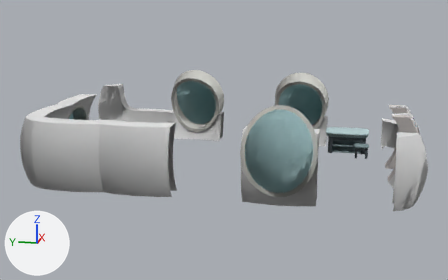
One commit to the glTF model www/models/lba2/iso_scenes/119.glb: the scene before it, then after it.
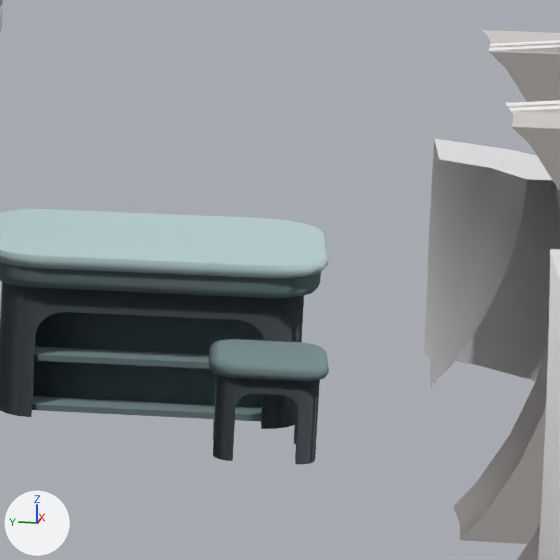
Old and new are each drawn whole from a 50 mm lens placed at (-27.98, -21.35, 11.87), pointed at (10.71, -13.62, 2.2) and again close up on the part from 73% to 89% of the width and 36% to 61% of the height. Every picture has the same lights, and +X, +Y and +Z are marked at lower left. Where no turn or scale is listed for an object, it has been applied to the vertices. Vertices at the same position are counted once.

The first close-up shows 'colored', 'textured_51c720184e9b89eb', 'textured_e409904b42712040'.
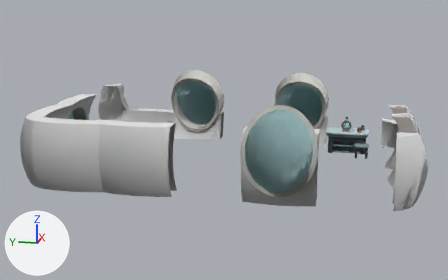
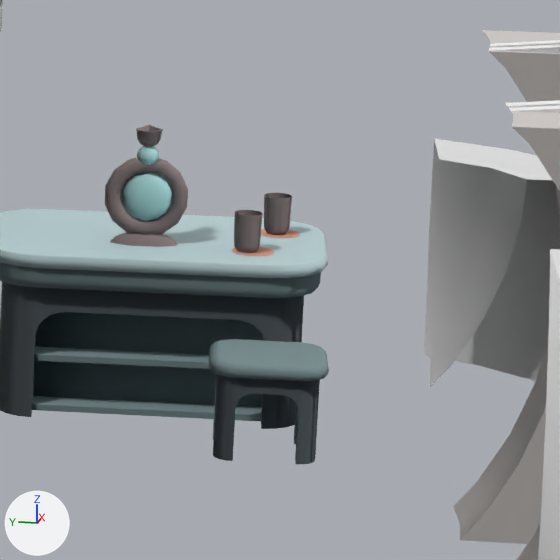
Changed parts and their boxes (x1, y1, x2, y2) in the close-ups (560 x 560 px):
```json
{"part": 1, "of": "me_mesh_0", "change": "added", "after": [105, 158, 188, 235]}
{"part": 2, "of": "me_mesh_0", "change": "added", "after": [121, 172, 172, 221], "on screen": "cyan"}
{"part": 3, "of": "me_mesh_0", "change": "added", "after": [136, 124, 163, 165]}
{"part": 4, "of": "me_mesh_0", "change": "added", "after": [234, 210, 263, 253]}
{"part": 5, "of": "me_mesh_0", "change": "added", "after": [264, 193, 292, 235]}
{"part": 6, "of": "me_mesh_0", "change": "added", "after": [110, 233, 178, 247]}
{"part": 7, "of": "me_mesh_0", "change": "added", "after": [232, 247, 274, 256]}
{"part": 8, "of": "me_mesh_0", "change": "added", "after": [261, 229, 300, 238]}
```

Edits to the scene script, one JSON object a line:
```json
{"block": "me_mesh_0", "where": "# used by ob_colored; location = (0.0, 0.0, 0.0)"}
{"op": "remove", "block": "me_mesh_0", "code": "me_mesh_0.from_pydata(...)  # 5041 vertices, 9545 faces; spans x 3.1..18.9, y -25.9..-2.2, z 0.5..5.8"}
{"op": "add", "block": "me_mesh_0", "code": "me_mesh_0.from_pydata(...)  # 5950 vertices, 11271 faces; spans x 3.1..18.9, y -25.9..-2.2, z 0.5..5.8"}
{"block": "me_mesh_0", "change": "me_mesh_0 part 1: a new loose piece, a torus around x (ring radius 0.29, tube radius 0.07) spanning x 15.66..15.8, y -21.77..-21.05, z 2.05..2.78, in mat_material_0"}
{"block": "me_mesh_0", "change": "me_mesh_0 part 2: a new loose piece, a UV sphere (14 segments, 8 rings, poles along x) spanning x 15.63..15.83, y -21.63..-21.19, z 2.2..2.64, in mat_material_0"}
{"block": "me_mesh_0", "change": "me_mesh_0 part 3: a new loose piece of 183 vertices spanning x 15.6..15.9, y -21.5..-21.3, z 2.7..3.0, in mat_material_0"}
{"block": "me_mesh_0", "change": "me_mesh_0 part 4: a new loose piece of 169 vertices spanning x 15.4..15.7, y -22.4..-22.2, z 2.0..2.3, in mat_material_0"}
{"block": "me_mesh_0", "change": "me_mesh_0 part 5: a new loose piece of 169 vertices spanning x 16.2..16.5, y -22.7..-22.4, z 2.0..2.3, in mat_material_0"}
{"block": "me_mesh_0", "change": "me_mesh_0 part 6: a new loose piece of 56 vertices spanning x 15.6..15.9, y -21.7..-21.1, z 2.0..2.1, in mat_material_0"}
{"block": "me_mesh_0", "change": "me_mesh_0 part 7: a new loose piece of 32 vertices spanning x 15.4..15.8, y -22.5..-22.2, z 2.0, in mat_material_0"}
{"block": "me_mesh_0", "change": "me_mesh_0 part 8: a new loose piece of 32 vertices spanning x 16.2..16.5, y -22.8..-22.4, z 2.0, in mat_material_0"}
```
